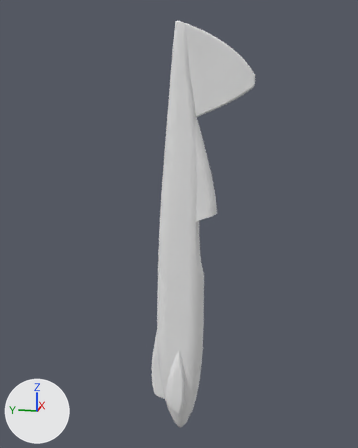
Before and after pictures for a commit that changed the OBJ model projects/scheme-generator/models/Shark Ellipse 2/side.obj.
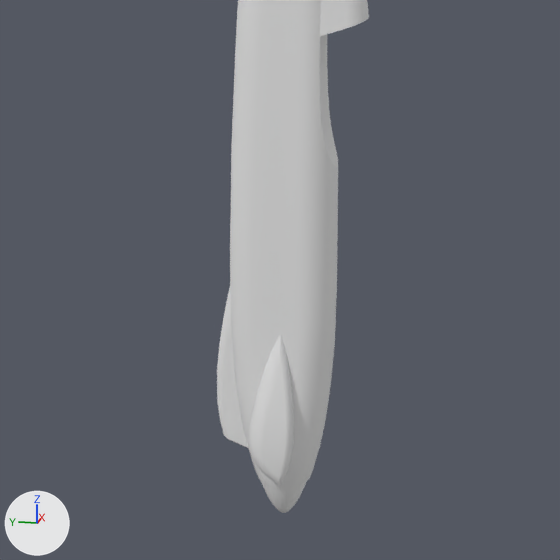
There are two pictures of each version: one whole from a 50 mm lens placed at (-11.89, -1.6, 6.2), pointed at (0.1, 0.8, 3.21), one close up on the part from 16% to 84% of the width and 46% to 100% of the height. The axes (+X, +Y, +Z) are drawn at lower left. The lights are the same throughout. The first two pictures are the older version. Where no turn or scale is listed for an object, it has been applied to the vertices.

Names of what the first close-up shows: 'side'.
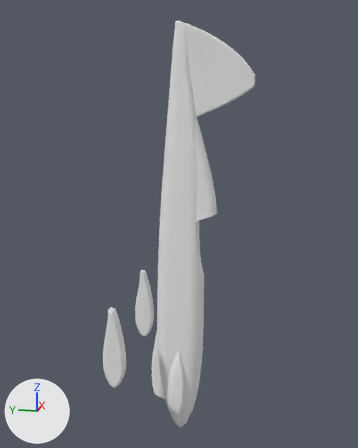
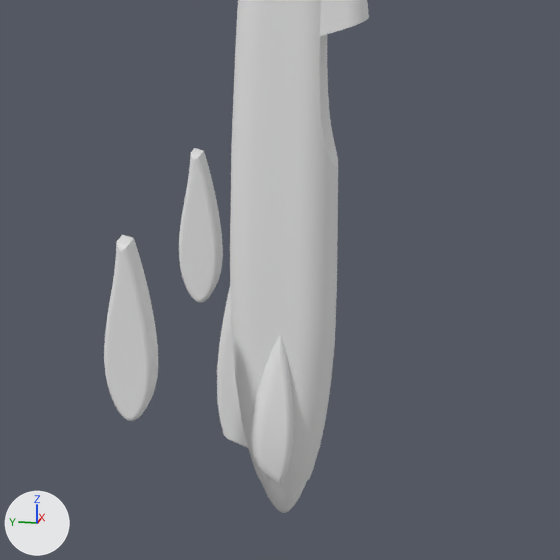
What changed in the scene script:
```text
Change me_side:
    used by ob_side; location = (0.0, 0.0, 0.0)
    remove me_side.from_pydata(...)  # 3440 vertices, 6876 faces; spans x -0.59..0.59, y -0.99..1.54, z -2.59..8.01
    add me_side.from_pydata(...)  # 5736 vertices, 11460 faces; spans x -1.55..1.55, y -0.99..2.37, z -2.59..8.01
    me_side part 1: a new loose piece of 1148 vertices spanning x 1.25..1.55, y 1.83..2.37, z -0.62..1.43, in mat_steel___satin (white #e7e7e7)
    me_side part 2: a new loose piece of 1148 vertices spanning x -1.55..-1.25, y 1.83..2.37, z -0.62..1.43, in mat_steel___satin (white #e7e7e7)
```

Changed parts and their boxes [x1, y1, x2, y2] in the close-ups (560 x 560 px):
'side', reshaped: before [217, 0, 369, 513]; after [104, 0, 369, 513]
part 1 of me_side, added: after [179, 148, 223, 303]
part 2 of me_side, added: after [104, 235, 158, 421]
